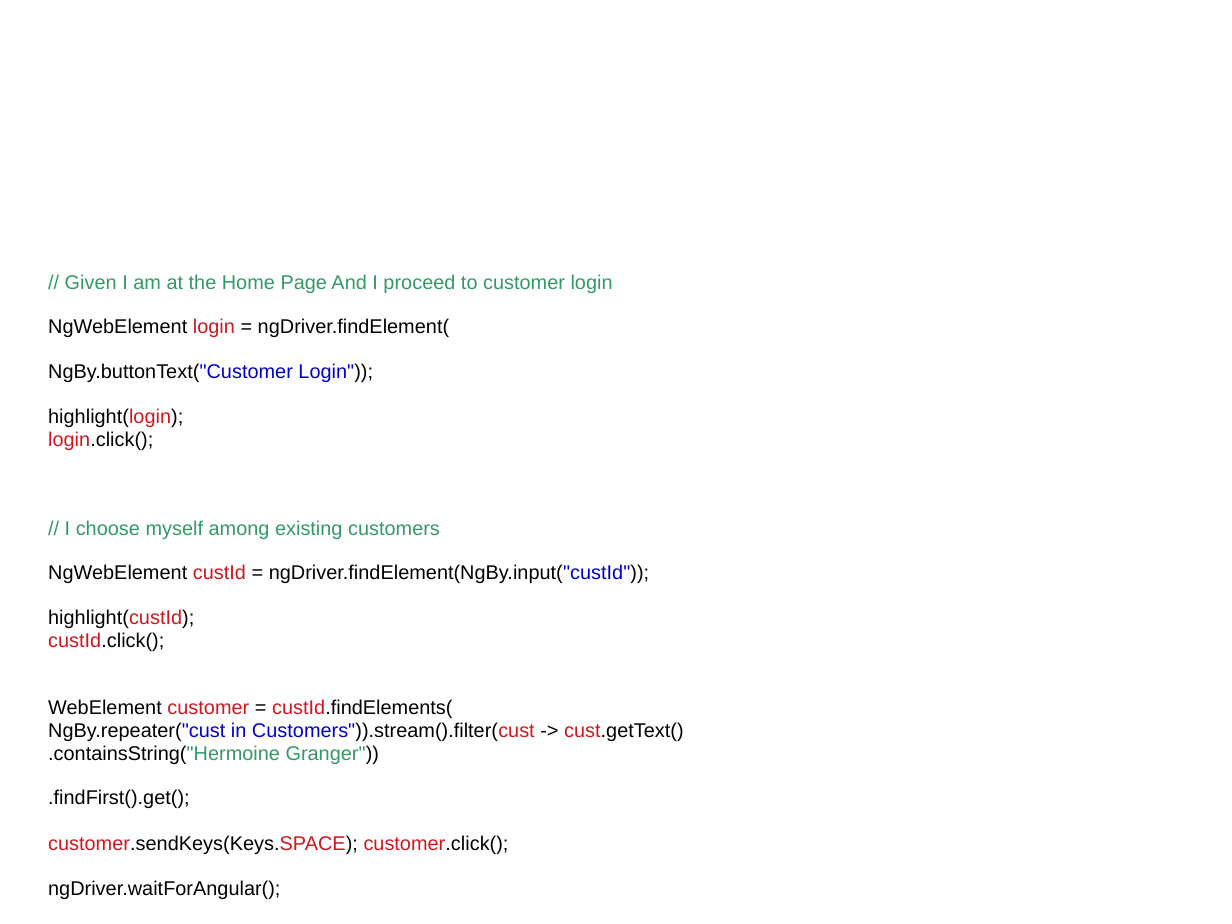
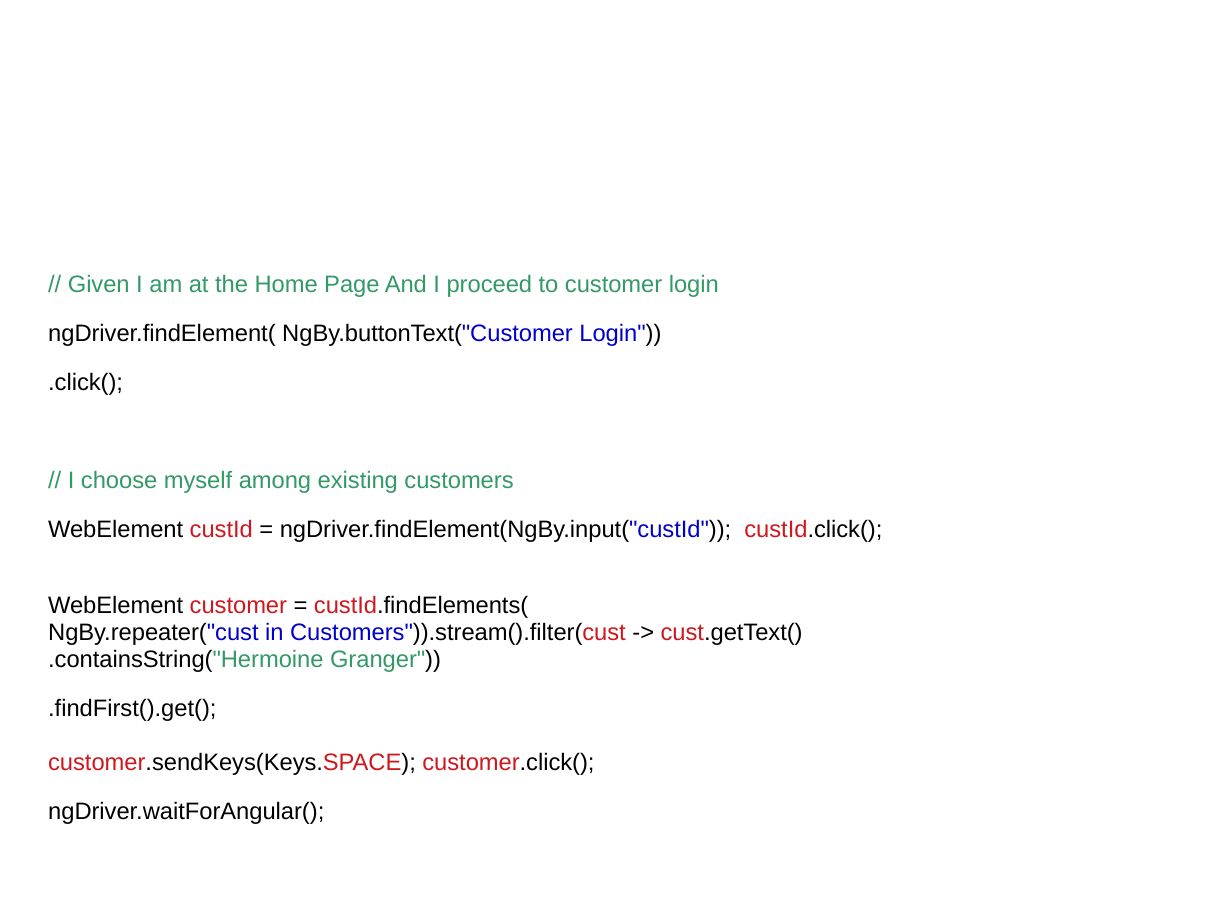
Before and after one commit to sergueik/selenium_java, a slide deck: slide 14 of protractor/jProtractor.odp. Drawn at 1232x924 pixels with LibreOffice and Linux fonts; fonts in the diff are those of the drawing; background and template pictures are left out. Boxes give left, top, right and bottom in pixels: in the first picture for what was removed or moved away, otherwise in the second. Text is boxed around its words. In the diff, an @@ line names an element or a change of style, - is before the commit and + after.

```diff
--- a/protractor/jProtractor.odp
+++ b/protractor/jProtractor.odp
@@ text at (48, 274, 803, 824): size 12.8 to 15.2 pt in "// Given I am at the Home ...", "// I choose myself among existing customers", "WebElement customer = custId.findElements( NgBy.repeater("cu ...", ".findFirst().get(); customer.sendKeys(Keys.SPACE); customer. ..." and 1 more places @@
@@ text at (48, 323, 661, 395): text changed; size 12.8 to 15.2 pt @@
-NgWebElement login = ngDriver.findElement(
-NgBy.buttonText("Customer Login"));
-highlight(login);
-login.click();
+ngDriver.findElement( NgBy.buttonText("Customer Login"))
+.click();
@@ text at (48, 519, 882, 542): text changed; size 12.8 to 15.2 pt @@
-NgWebElement custId = ngDriver.findElement(NgBy.input("custId"));
-highlight(custId);
-custId.click();
+WebElement custId = ngDriver.findElement(NgBy.input("custId")); custId.click();
```
Also in this commit, not shown: 3 other slides changed, 1 slide added, 1 slide removed, 3 other files.
